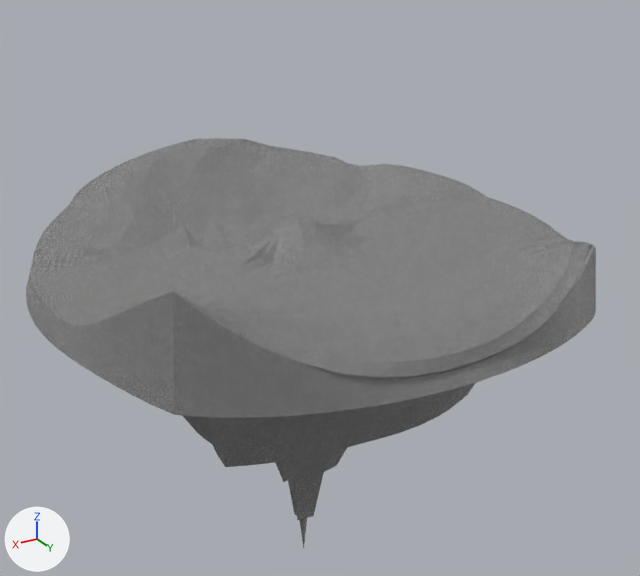
Renders of the Blender file Assets/3D_Assets/Island.blend from each side of a commit.
Camera for both pictures: a camera (50 mm lens) standing at (186.0, 329.0, 140.0) and looking at (-10.0, 2.0, -23.0). The axes (+X, +Y, +Z) are drawn at lower left. The lights are the same throughout.
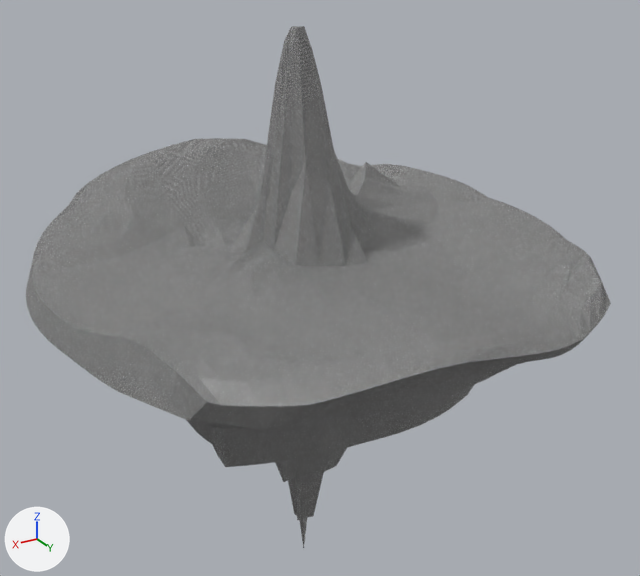
Changed parts and their boxes [x1, y1, x2, y2] in the pictures (640 x 576 px; the box of a moved part takes in the faces that stretch with it):
```json
{"object": "Grid", "change": "reshaped", "before": [26, 138, 596, 548], "after": [26, 26, 611, 548], "on screen": "27% taller"}
{"part": 1, "of": "me_grid_001", "change": "moved or reshaped", "before": [72, 168, 596, 420], "after": [72, 26, 611, 421]}
```

Edits to the scene script, one JSON object a line:
```json
{"block": "me_grid_001", "where": "# used by ob_grid; location = (0.0, 0.0, 0.0)"}
{"op": "remove", "block": "me_grid_001", "code": "me_grid_001.from_pydata(...)  # 882 vertices, 880 faces; spans x -125.0..120.0, y -119.0..119.0, z -170.0..30.0"}
{"op": "add", "block": "me_grid_001", "code": "me_grid_001.from_pydata(...)  # 882 vertices, 880 faces; spans x -125.0..120.0, y -119.0..127.0, z -170.0..95.0"}
{"block": "me_grid_001", "change": "me_grid_001 part 1: 332 of 882 vertices moved; they spanned x -106.0..113.0, y -73.0..119.0, z -41.0..30.0 and now span x -106.0..113.0, y -73.0..127.0, z -42.0..95.0; mean shift (-1.0, 0.0, 2.0); largest move (2.0, 5.0, 13.0) -> (2.0, 5.0, 95.0)"}
```
